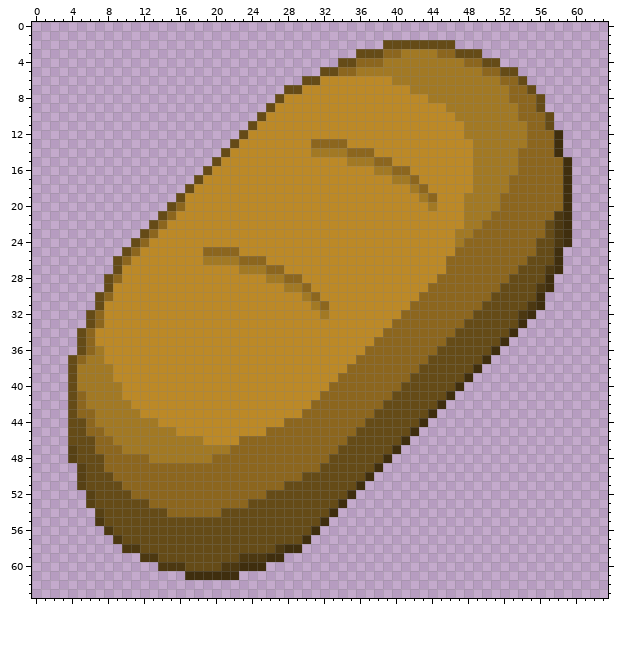
A pixel-art sprite gets an edit: textures/items/bread.png. Above, as it was before the edit.
The file is 64x64 pixels.
Now the later version:
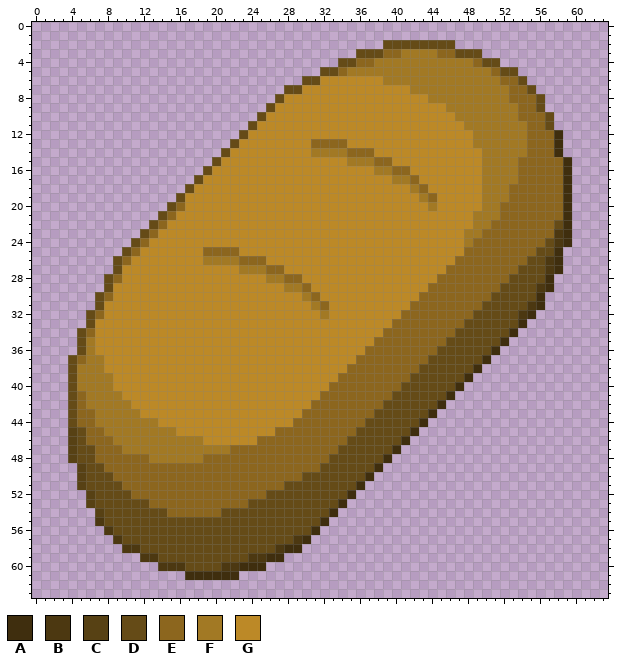
Palette (. is transparent): A #3f2e0e  B #4c3811  C #574114  D #654b17  E #8c661e  F #a27924  G #bc8927
What changed:
y 4: x 38 E -> F; x 48 E -> F
y 5: x 35 E -> F; x 50 E -> F
y 6: x 39 G -> F
y 12: x 48 F -> G
y 14: x 49 F -> G; x 54 E -> F
y 15..16: x 49 F -> G
y 17: x 49 F -> G; x 53 E -> F
y 18: x 49 F -> G
y 19: x 48..49 FF -> GG; x 52 E -> F
y 20: x 48..49 FF -> GG
y 21: x 48 F -> G; x 51 E -> F; x 58 B -> E
y 22: x 48 F -> G; x 50 E -> F; x 57..58 DB -> ED
y 23: x 47 F -> G; x 49 E -> F; x 57 D -> E
y 24: x 47..48 FE -> GF; x 56 D -> E
y 25: x 47 E -> G
y 26: x 46 E -> G; x 57 D -> B
y 33: x 7 E -> G
y 35: x 6 E -> F
y 36: x 6..7 EF -> FG
y 38: x 8 F -> G
y 40: x 9 F -> G
y 44: x 5 D -> E; x 28 E -> G
y 45: x 4 D -> C; x 26 E -> G
y 46: x 4 D -> C; x 6 D -> E; x 23..24 EE -> GG
y 48: x 7 D -> E; x 19 F -> E
y 57: x 29 D -> B
y 59: x 23 B -> D
Boxes around the changes in both pictures, in picture pixels (x1, y1, x2, y2):
changed: (347, 58, 392, 85)
changed: (464, 58, 491, 76)
changed: (446, 130, 563, 265)
changed: (86, 319, 122, 391)
changed: (68, 418, 104, 463)
changed: (203, 418, 293, 463)
changed: (293, 535, 302, 544)
changed: (239, 553, 248, 562)
